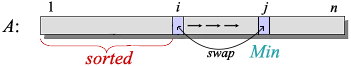
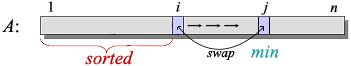
Layered file, before and after one edit (351x66). Changes by layer:
renamed "Min" to "min", painted on it over [249, 45, 280, 58]
